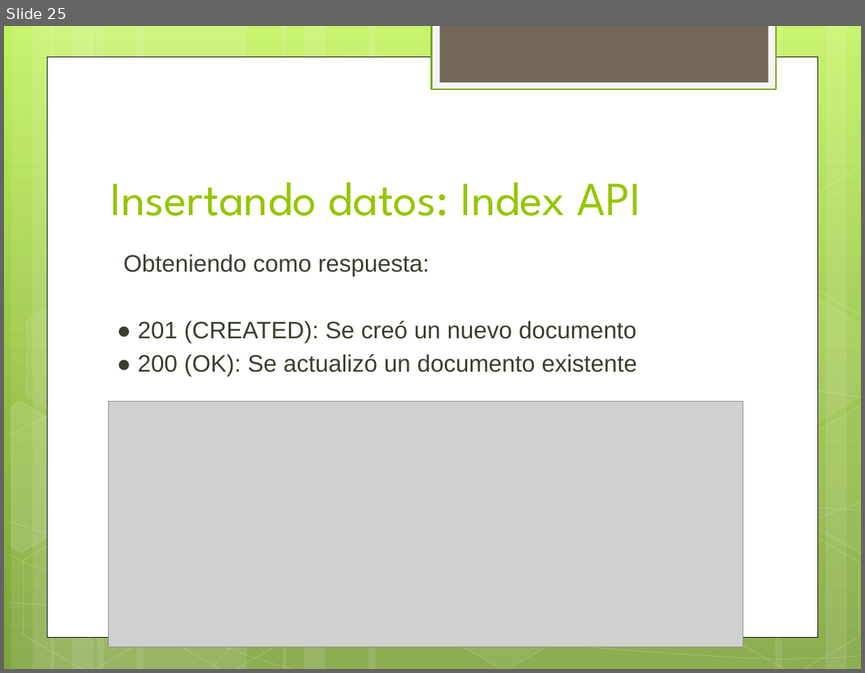
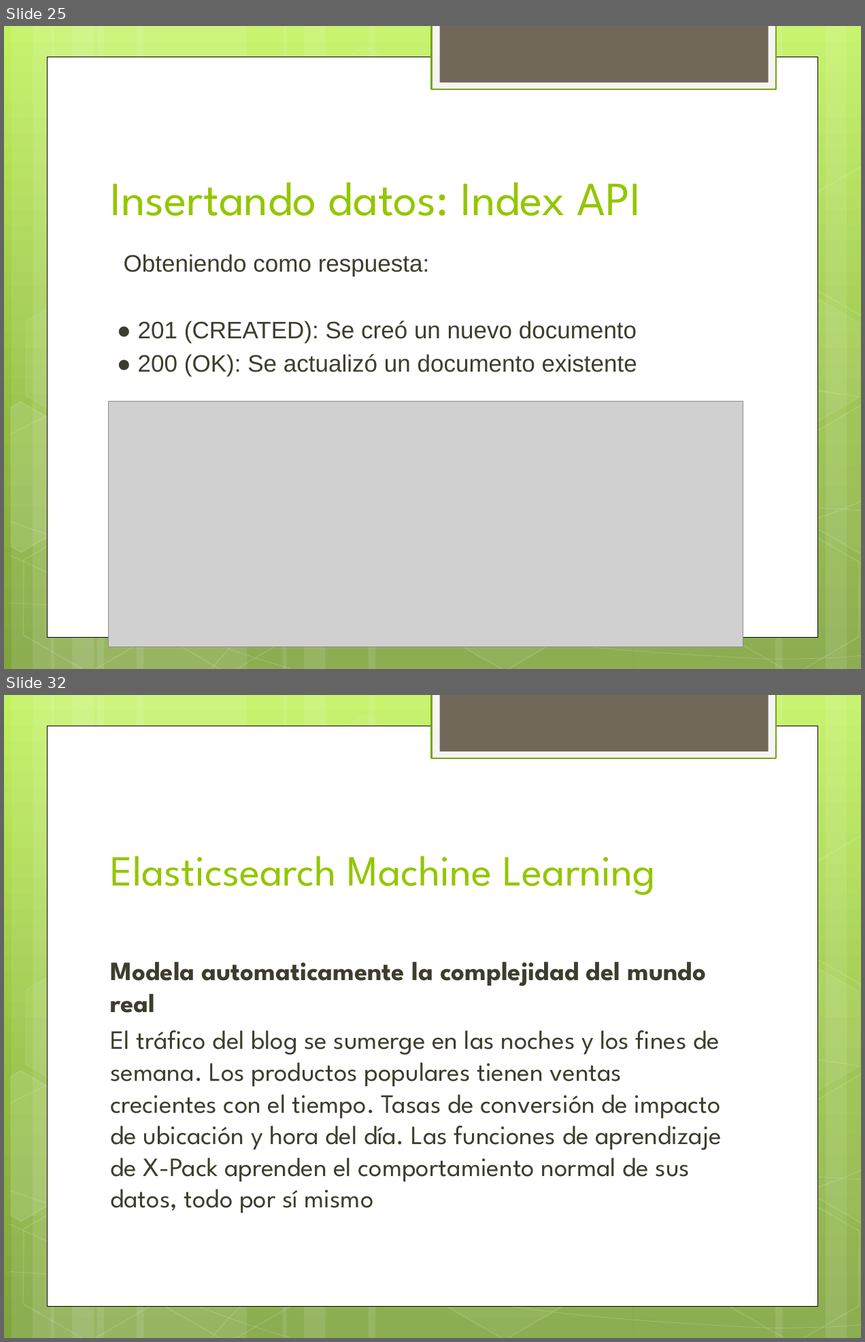
Before and after one commit to danielrpg/searchEngineAPI, a slide deck: document/ElasticSearch.pptx. Shown one above the other, each under a label of ours: slide 25 before the commit, slides 25 and 32 after it; the slides between them are not shown. The pictures are 865x673 and 865x1342 pixels, drawn with LibreOffice and Linux fonts; fonts in the diff are those of the drawing; grey boxes stand for pictures. Boxes give left, top, right and bottom in pixels: in the first picture for what was removed or moved away, otherwise in the second. Text is boxed around its words. In the diff, an @@ line names an element or a change of style, - is before the commit and + after.

```diff
--- a/document/ElasticSearch.pptx
+++ b/document/ElasticSearch.pptx
@@ slide 32 added at bbox=[4, 695, 861, 1338], background gradient #C3F35F to #93BF3F to #81A53E; not listed: 31 template elements that a slide beside it also shows @@
@@ title added at bbox=[110, 855, 655, 895], 36 pt, text #94C600 @@
+Elasticsearch Machine Learning
@@ text added at bbox=[110, 962, 721, 1212], 22.2 pt, text #3E3D2D @@
+Modela automaticamente la complejidad del mundo real
+El tráfico del blog se sumerge en las noches y los fines de semana. Los productos populares tienen ventas crecientes con el tiempo. Tasas de conversión de impacto de ubicación y hora del día. Las funciones de aprendizaje de X-Pack aprenden el comportamiento normal de sus datos, todo por sí mismo
```
Also in this commit, not shown: 8 other slides added, 2 other files.
